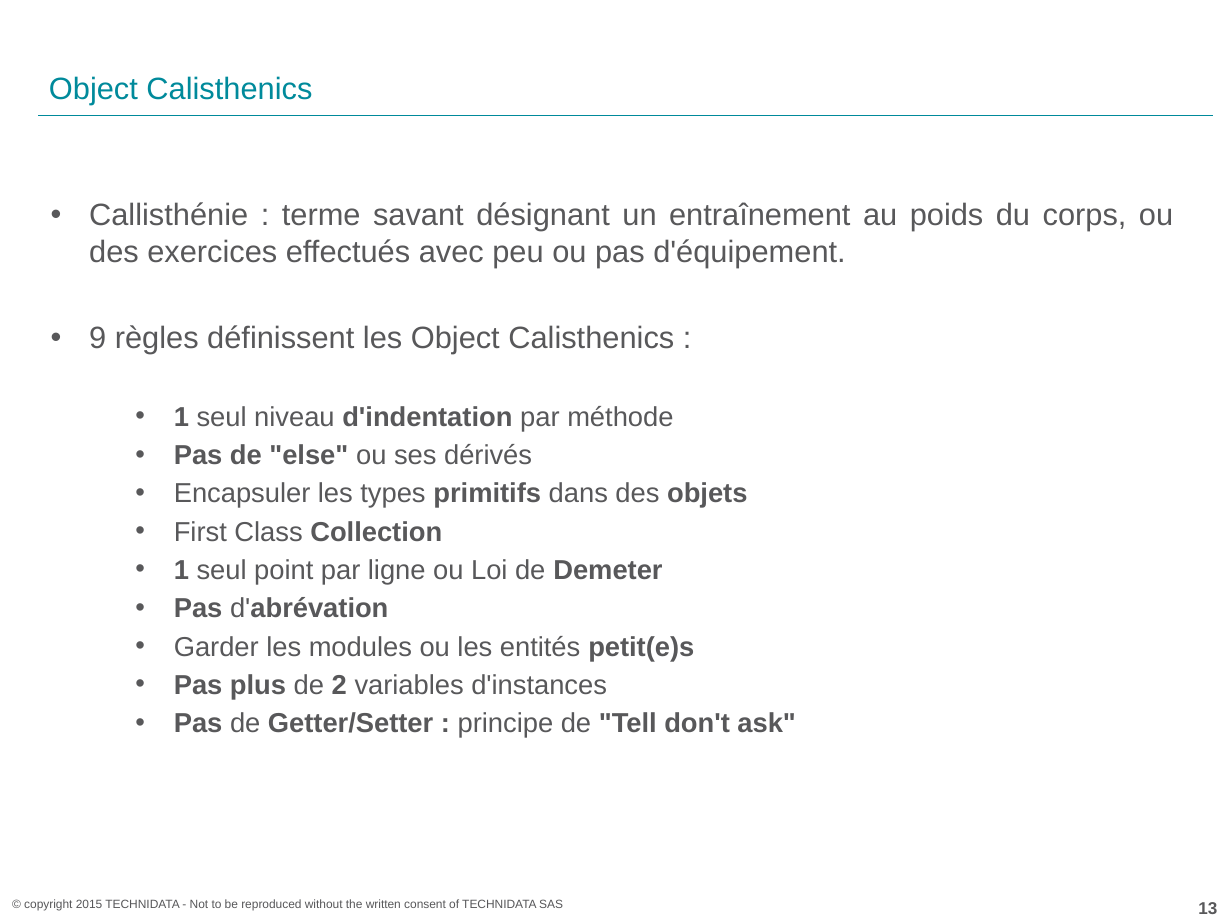
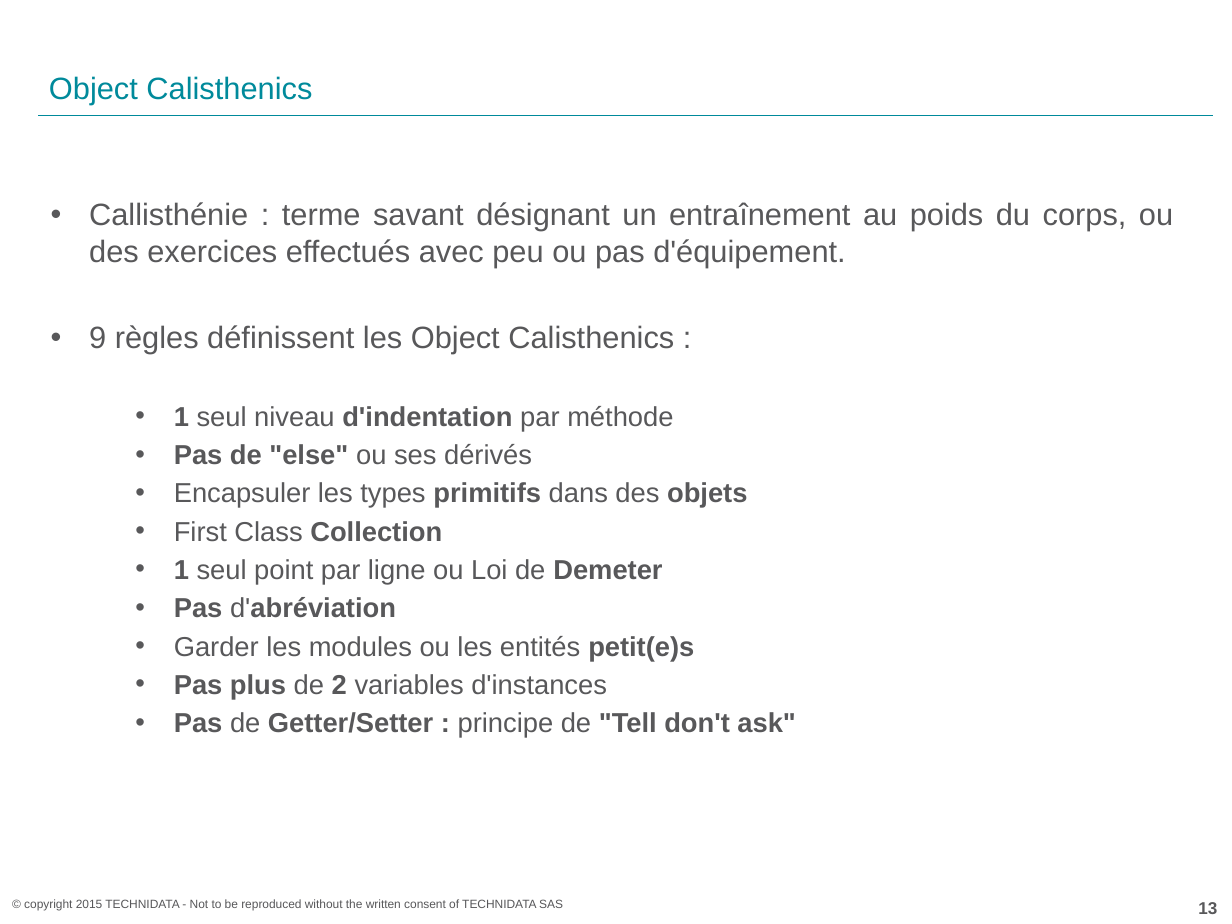
Before and after one commit to acoudene/ObjectCalisthenics, a slide deck: slide 13 of ObjectCalisthenics.pptx. Drawn at 1232x924 pixels with LibreOffice and Linux fonts; fonts in the diff are those of the drawing; background and template pictures are left out. Boxes give left, top, right and bottom in pixels: in the first picture for what was removed or moved away, otherwise in the second. Text is boxed around its words. In the diff, an @@ line names an element or a change of style, - is before the commit and + after.

```diff
--- a/ObjectCalisthenics.pptx
+++ b/ObjectCalisthenics.pptx
@@ text at <box>174,597,396,618</box>: text changed @@
-  • Pas d'abrévation
+  • Pas d'abréviation
```
Also in this commit, not shown: 2 other slides changed.
